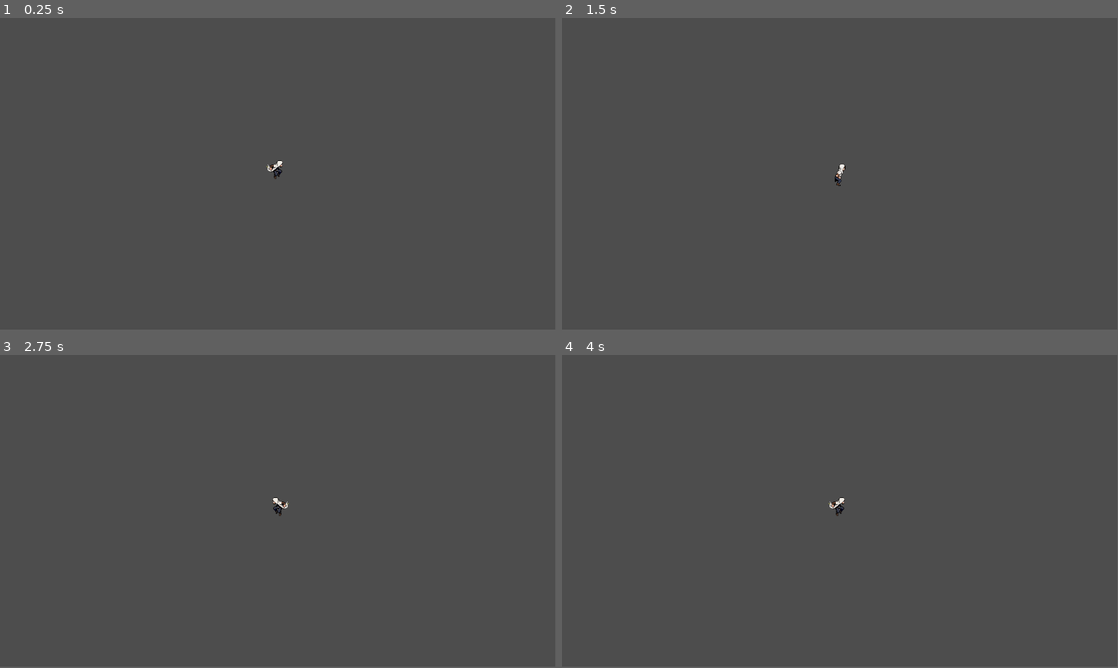
Above: before the commit, frames 1-4 (two rows, left to right).
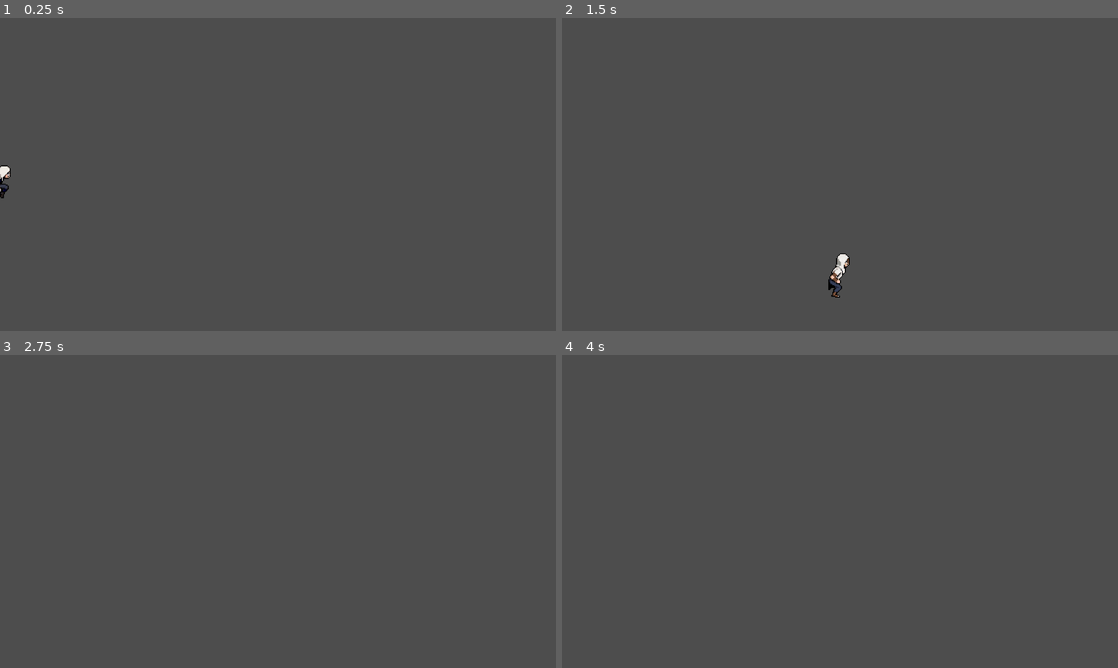
Above: after the commit, the same moments.

Repository: Lyzzie-Vid/jogo-mtp
Game: Godot game, scene res://game.tscn
Same seed, same stepped clock (60 frames per second), same inputs: the game is played once before the commit and once after it.
Inputs:
- Up to frame 1 (0.25 s): no input
- Up to frame 2 (1.5 s): tap Enter (ui_accept) at 0.5, 0.77 s; hold Right (ui_right) from 0.53 s (still down)
- Up to frame 3 (2.75 s): tap Enter (ui_accept) at 1.52 s; release Right (ui_right) at 2.03 s; hold Left (ui_left) from 2.03 s (still down)
- Up to frame 4 (4 s): release Left (ui_left) at 2.78 s; hold Right (ui_right) from 2.78 s (still down); tap Enter (ui_accept) at 3.02, 3.5, 3.77 s
In our replay, the window is 799x449 before the commit and 800x451 after it. These sizes can differ from the game's own. Grey fills any space a smaller window leaves; there, only what the larger window draws over its background counts as a difference.

The runs differ from the first frame. In frame 1, 0.2% of the frame differs, in the area x 0-51%, y 45-58%; in frame 2, 0.3%, in the area x 47-52%, y 46-90%; in frame 3, less than 0.1%; in frame 4, less than 0.1%.

Commit message:
configurações de camera

Diff:
--- a/game.tscn
+++ b/game.tscn
@@ -18,6 +18,7 @@
 shape = SubResource("RectangleShape2D_mwb40")
 
 [node name="CollisionShape2D3" type="CollisionShape2D" parent="StaticBody2D" unique_id=1578568802]
+texture_filter = 1
 position = Vector2(934, 608)
 shape = SubResource("RectangleShape2D_mwb40")
 
--- a/project.godot
+++ b/project.godot
@@ -15,6 +15,10 @@
 config/features=PackedStringArray("4.6", "Mobile")
 config/icon="res://icon.svg"
 
+[display]
+
+window/size/viewport_width=1148
+
 [physics]
 
 3d/physics_engine="Jolt Physics"
--- a/protagonista.tscn
+++ b/protagonista.tscn
@@ -134,10 +134,17 @@
 script = ExtResource("1_38q5f")
 
 [node name="CollisionShape2D" type="CollisionShape2D" parent="." unique_id=1902469359]
+visible = false
 shape = SubResource("CapsuleShape2D_xl4ta")
 
 [node name="AnimatedSprite2D" type="AnimatedSprite2D" parent="." unique_id=580267906]
+texture_filter = 1
 sprite_frames = SubResource("SpriteFrames_p31o1")
-animation = &"caindo"
+animation = &"pulando"
+frame_progress = 0.25898206
 
 [node name="Camera2D" type="Camera2D" parent="." unique_id=1023052599]
+zoom = Vector2(2, 2)
+limit_left = 0
+limit_bottom = 648
+position_smoothing_enabled = true
